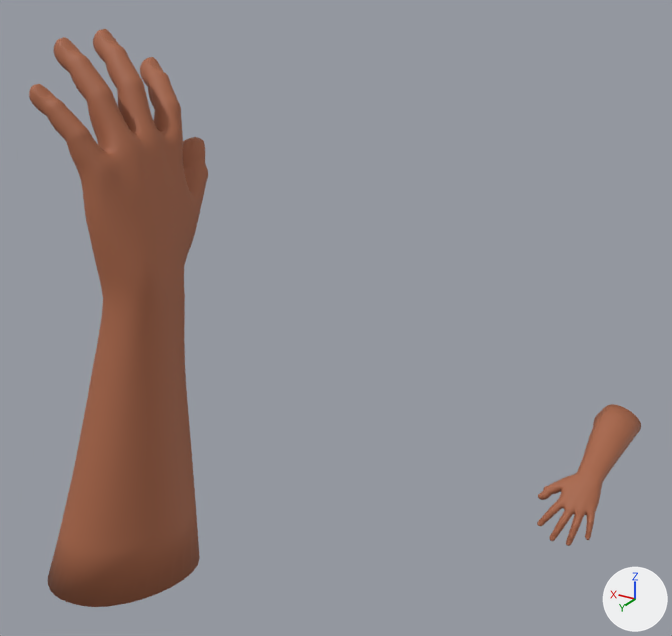
An edit to the FBX model 3D建模/拍肩膀L.fbx, drawn before and after from the same camera.
Rendered twice from a camera (50 mm lens) standing at (-1.63, 2.82, 1.9) and looking at (-0.33, 0.66, 0.82). The lights are fixed; the arrows at lower right show +X, +Y and +Z. The older version comes first. Where no turn or scale is listed for an object, it has been applied to the vertices.

The older version as bpy lines, for what is in view:
```python
me_plane_003 = bpy.data.meshes.new('Plane.003')
me_plane_003.from_pydata(...)  # 3929 vertices, 3909 faces; spans x -0.06..0.39, y -0.47..0.34, z -0.66..0.94
me_plane_003.materials.append(mat_skin_002)  # brown #a76546
me_plane_004 = bpy.data.meshes.new('Plane.004')
me_plane_004.from_pydata(...)  # 3929 vertices, 3909 faces; spans x -0.068..0.137, y -0.238..0.251, z -0.205..0.085
me_plane_004.materials.append(mat_skin_004)  # brown #a76546
ob_male_001 = bpy.data.objects.new('Male.001', me_plane_004)
ob_male_001.location = (-1.042, 0.219, 0.345)
ob_male_003 = bpy.data.objects.new('Male.003', me_plane_003)
ob_male_003.location = (0.027, 0.997, 0.669)
```
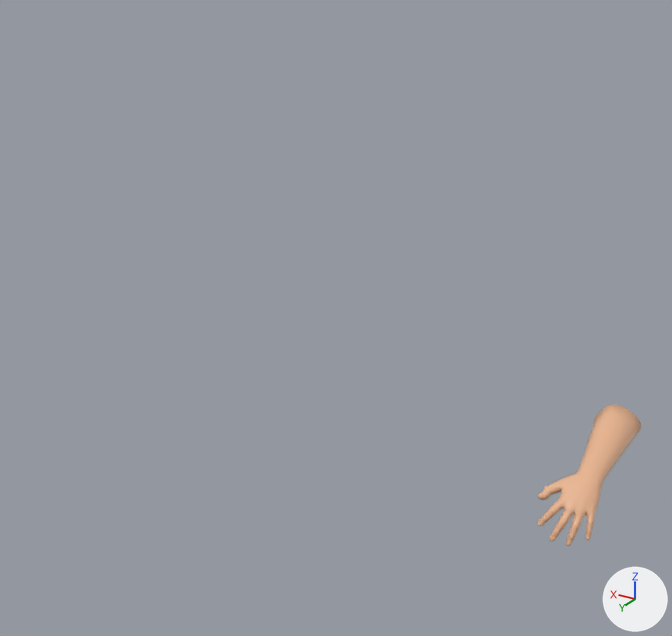
Diff of the bpy script that builds the scene:
```diff
--- a/3D建模/拍肩膀L.fbx.py
+++ b/3D建模/拍肩膀L.fbx.py
@@ mat_皮膚 @@
+mat_皮膚 = principled_material('皮膚')
+mat_皮膚.base_color = (0.8, 0.453, 0.274)  # beige #e7b38f
@@ me_plane_004 @@
 me_plane_004.from_pydata(...)  # 3929 vertices, 3909 faces; spans x -0.068..0.137, y -0.238..0.251, z -0.205..0.085
-me_plane_004.materials.append(mat_skin_004)  # brown #a76546
+me_plane_004.materials.append(mat_皮膚)  # beige #e7b38f
@@ ob_male_003 @@
-ob_male_003 = bpy.data.objects.new('Male.003', me_plane_003)
-ob_male_003.location = (0.027, 0.997, 0.669)
```

What differs and where, as boxes [x1, y1, x2, y2] in the pictures (672 x 636 px):
'Male.003', deleted (brown)
    before: [29, 29, 208, 607]
'Male.001', recoloured (brown to beige)
    both: [537, 404, 641, 546]
